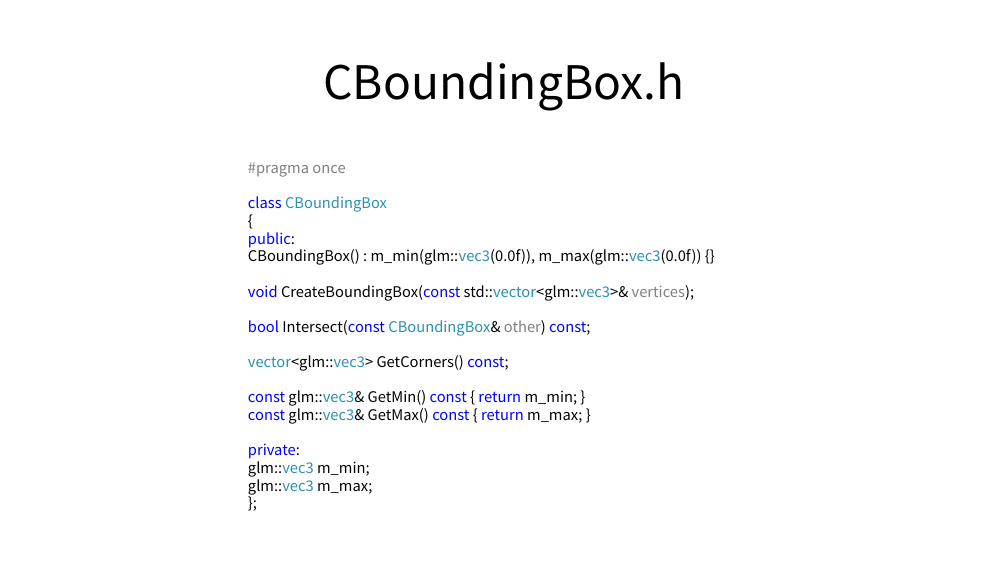
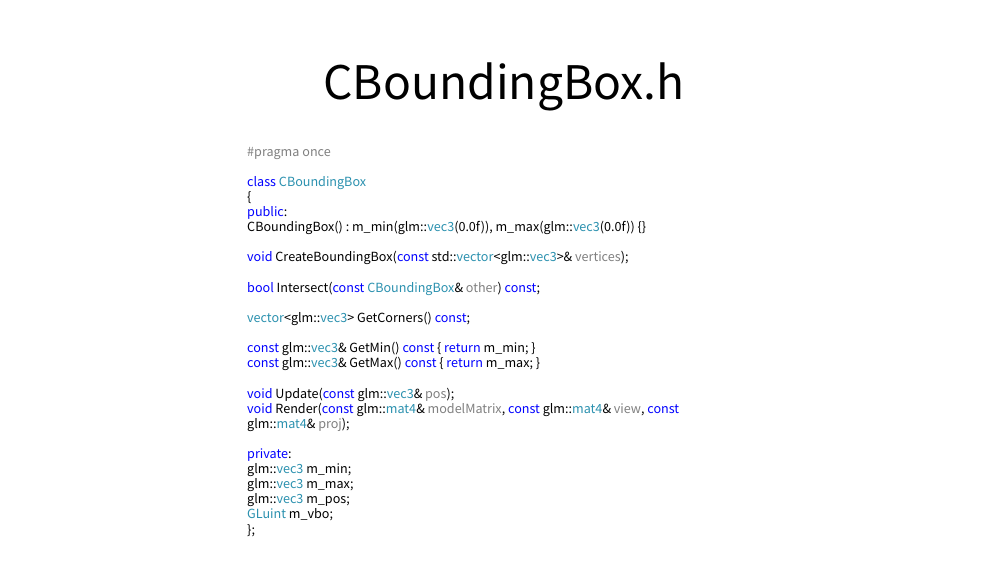
Before and after one commit to Kimseongtae9911/WarpOpenGL, a slide deck: slide 62 of 프레임워크.pptx. Drawn at 1008x567 pixels with LibreOffice and Linux fonts; fonts in the diff are those of the drawing. Boxes give left, top, right and bottom in pixels: in the first picture for what was removed or moved away, otherwise in the second. Text is boxed around its words. In the diff, an @@ line names an element or a change of style, - is before the commit and + after.

```diff
--- a/프레임워크.pptx
+++ b/프레임워크.pptx
@@ text "#pragma once" moved from (x1=248, y1=162, x2=702, y2=495) to (x1=247, y1=147, x2=679, y2=520) @@
@@ text at (x1=247, y1=147, x2=635, y2=491): size 14 to 12 pt in "#pragma once", "class CBoundingBox", "{", "public:" and 10 more places @@
@@ text at (x1=247, y1=388, x2=679, y2=431): paragraphs added @@
+void Update(const glm::vec3& pos);
+void Render(const glm::mat4& modelMatrix, const glm::mat4& view, const glm::mat4& proj);
@@ text at (x1=247, y1=490, x2=350, y2=520): paragraphs added @@
+glm::vec3 m_pos;
+GLuint m_vbo;
```
Also in this commit, not shown: 5 other slides changed, 12 slides added, 6 slides removed, 7 other files.
